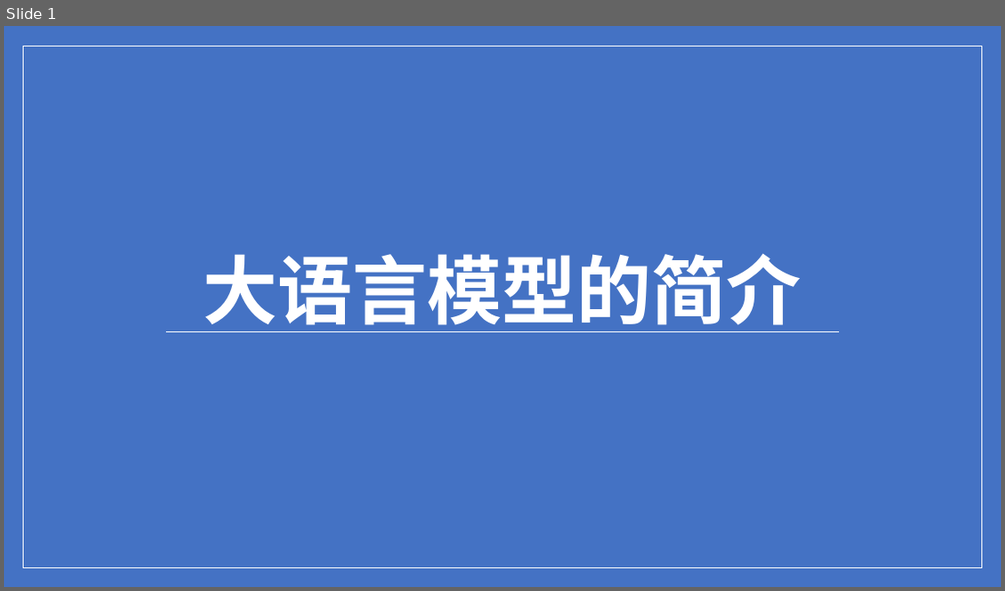
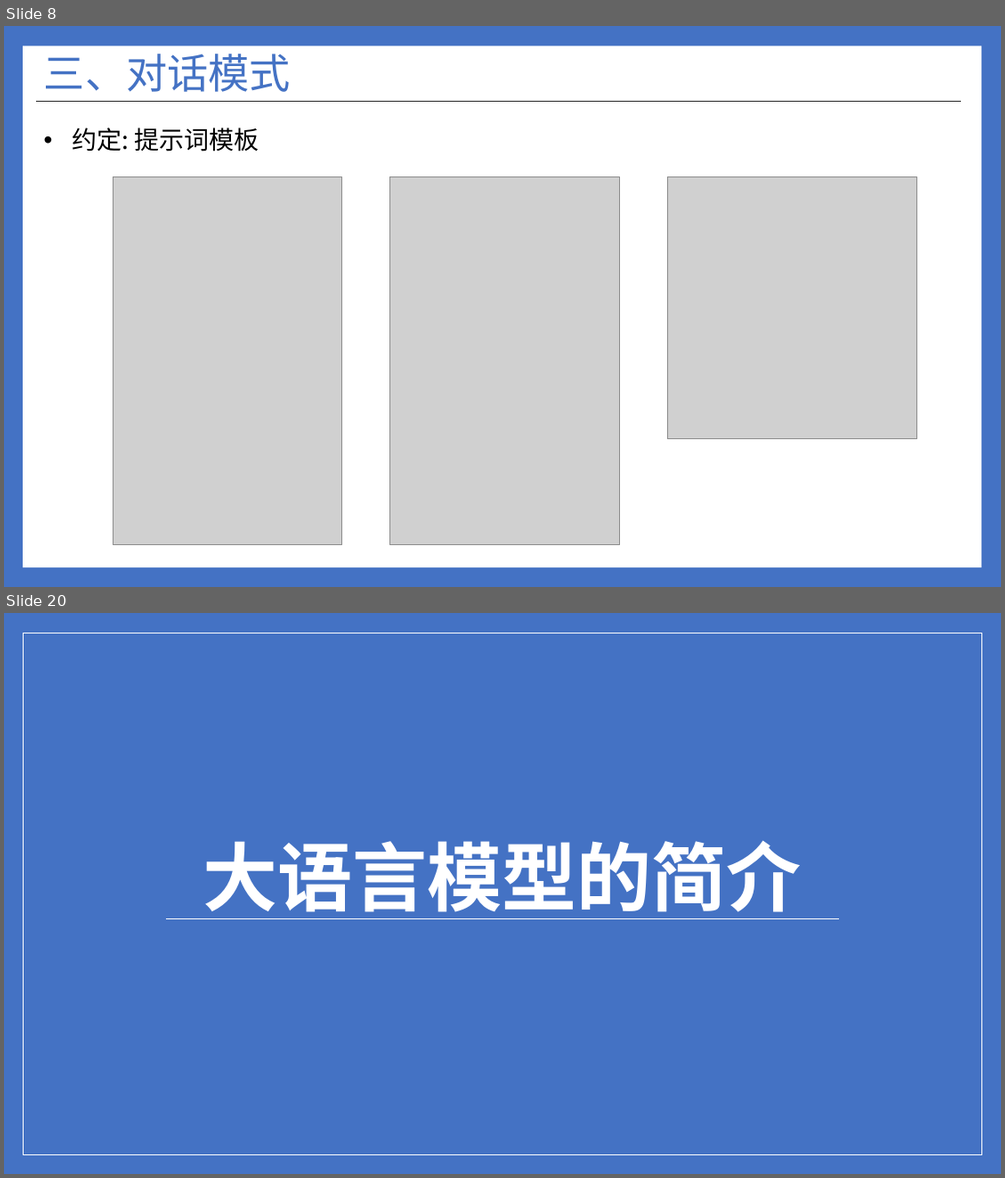
Before and after one commit to ylsdamxssjxxdd/eva, a slide deck: utils/软件介绍.pptx. Shown one above the other, each under a label of ours: slide 1 before the commit, slides 8 and 20 after it; the slides between them are not shown. The pictures are 1005x591 and 1005x1178 pixels, drawn with LibreOffice and Linux fonts; fonts in the diff are those of the drawing; grey boxes stand for pictures. Boxes give left, top, right and bottom in pixels: in the first picture for what was removed or moved away, otherwise in the second. Text is boxed around its words. In the diff, an @@ line names an element or a change of style, - is before the commit and + after.

```diff
--- a/utils/软件介绍.pptx
+++ b/utils/软件介绍.pptx
@@ slide 8 added at (4,26,1001,587), background #4472C4 @@
@@ rectangle added at (23,46,981,567), fill #FFFFFF @@
@@ title added at (44,54,291,92), 39.6 pt, text #4472C4 @@
+三、对话模式
@@ line added from (36, 102) to (961, 102), #262626 1 pt @@
@@ text added at (72,127,259,151), 24 pt, text #000000 @@
+• 约定: 提示词模板
@@ picture added at (113,177,342,544) @@
@@ picture added at (390,177,619,544) @@
@@ picture added at (667,177,916,439) @@
@@ what was slide 1 is now slide 20 @@
```
Also in this commit, not shown: 6 slides changed, 17 other slides added, 1 slide removed, 14 other files.
